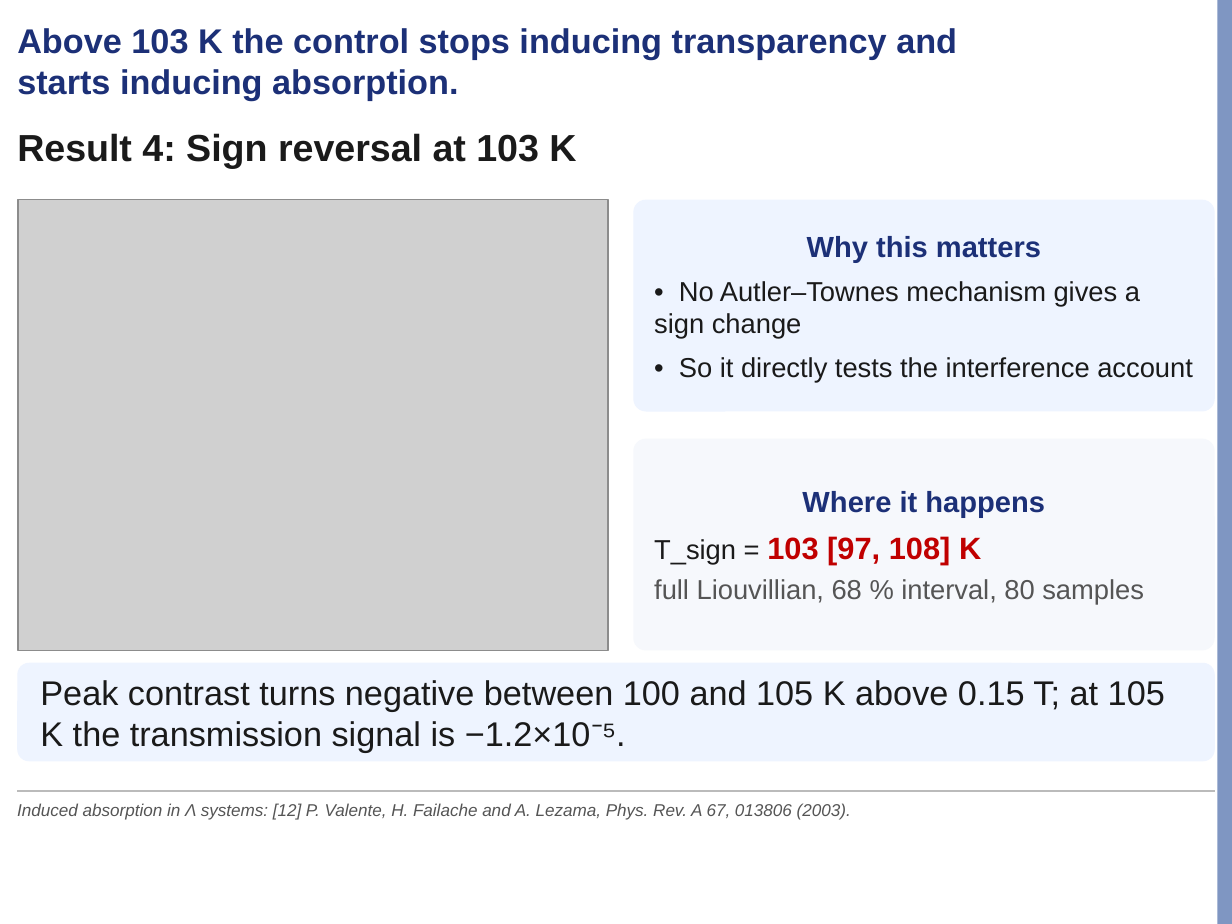
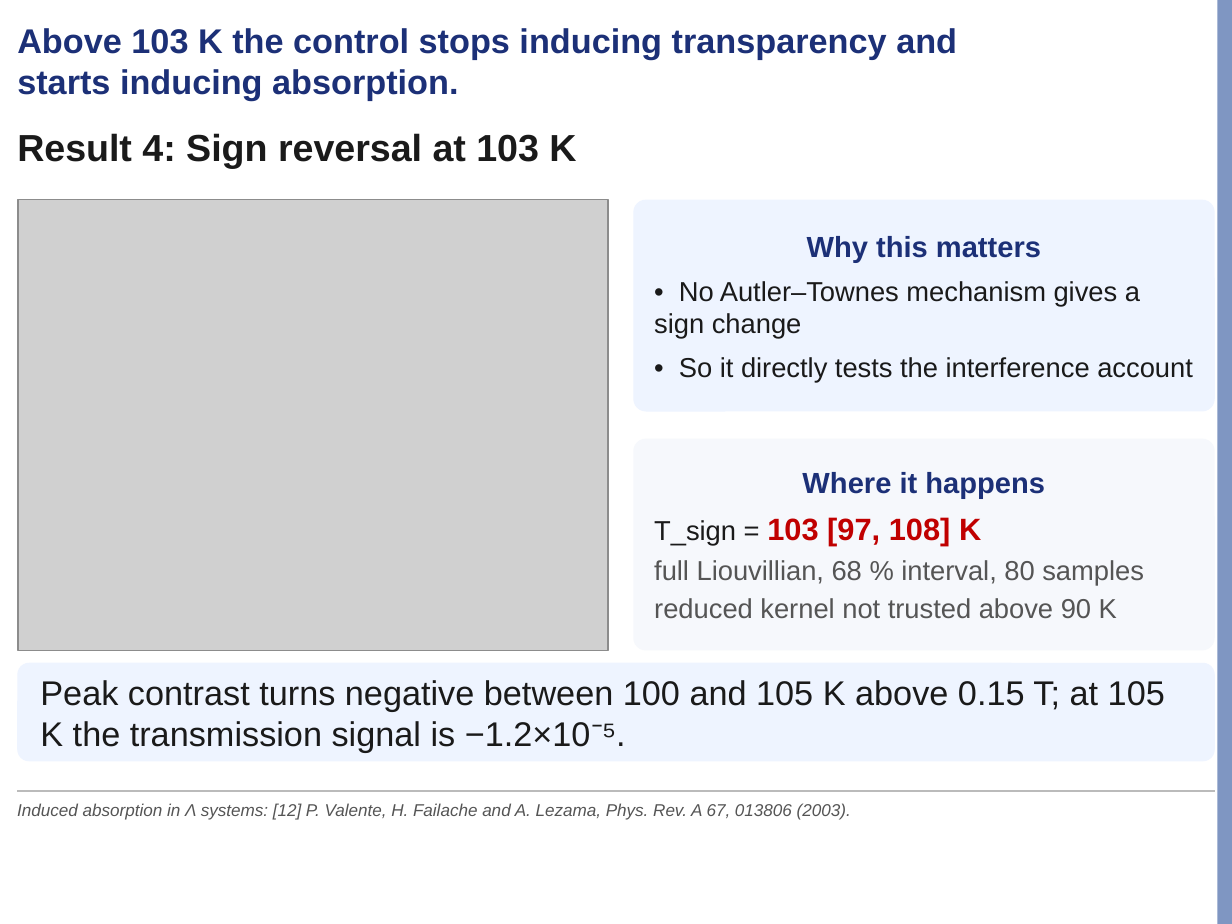
Before and after one commit to Risei412/NV-EIT-space, a slide deck: slide 15 of presentations/lab_seminar/nv_eit_seminar.pptx. Drawn at 1232x924 pixels with LibreOffice and Linux fonts; fonts in the diff are those of the drawing; grey boxes stand for pictures; background and template pictures are left out. Boxes give left, top, right and bottom in pixels: in the first picture for what was removed or moved away, otherwise in the second. Text is boxed around its words. In the diff, an @@ line names an element or a change of style, - is before the commit and + after.

```diff
--- a/presentations/lab_seminar/nv_eit_seminar.pptx
+++ b/presentations/lab_seminar/nv_eit_seminar.pptx
@@ text in rounded rectangle at (654,598,1117,619): paragraph added @@
+reduced kernel not trusted above 90 K
```
Also in this commit, not shown: 4 other slides changed, 1 other file.
